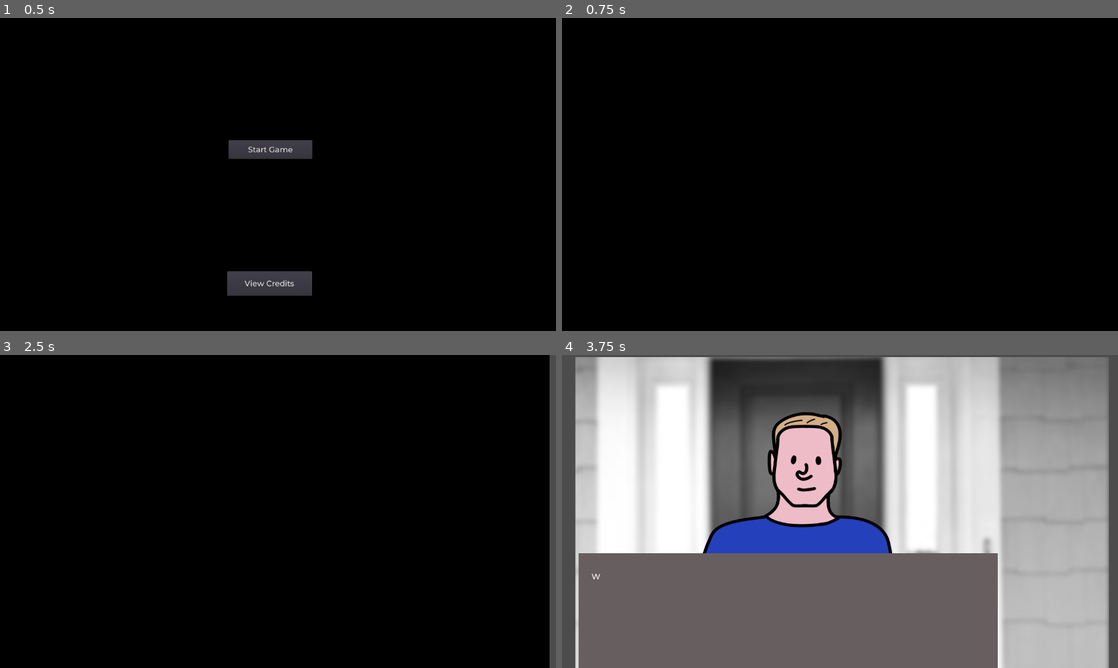
Above: before the commit, frames 1-4 (two rows, left to right).
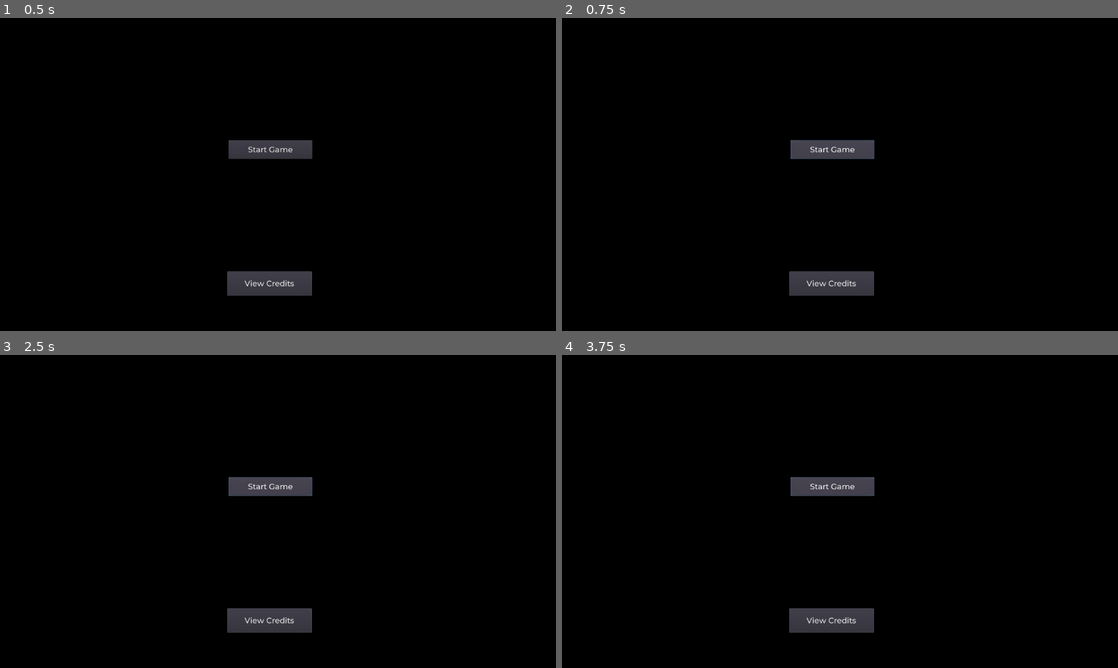
Above: after the commit, the same moments.

Repository: Feketelo/DycerLyfe-International-RenPy-
Game: Godot game, scene res://DycerLyfe.tscn
Two runs of this game, one before a commit and one after it. Both use one fixed random seed, a clock stepped at 60 frames per second and the inputs below.
Inputs (mouse positions are in pixels of both pictures, inside the frame that each line leads up to):
- Up to frame 1 (0.5 s): no input
- Up to frame 2 (0.75 s): click "Start Game" at 0.5 s
- Up to frame 3 (2.5 s): click (272, 486) at 1.25 s, where only the run after the commit has a clickable "Start Game"; click (272, 486) at 2 s, where only the run after the commit has a clickable "Start Game"
- Up to frame 4 (3.75 s): tap Enter (ui_accept) at 2.75, 3.02 s

Frame 1 is identical in both runs. In frame 2, 2.1% of the frame differs, in the area x 40-57%, y 38-89%; in frame 3, 3.3%; in frame 4, 99%, in the area x 0-100%, y 0-100%.
Error after the commit: Parse Error: Indented block expected after declaration of "_ready" function. (res://Controller.gd:46)

Commit message:
add more sounds

Diff:
--- a/Controller.gd
+++ b/Controller.gd
@@ -40,8 +40,8 @@
 ]
 
 func _ready():
+	#Turn off looping ahh
 	#choose_scene()
-	pass
 
 func go_to_next_scene():
 	var encounter_format = "Encounter%s"
--- a/DycerLyfe.tscn
+++ b/DycerLyfe.tscn
@@ -9,10 +9,12 @@
 [ext_resource path="res://Fonts/Montserrat-Medium.tres" type="DynamicFont" id=7]
 [ext_resource path="res://Dialogue2.gd" type="Script" id=8]
 [ext_resource path="res://Audio/Dice1.mp3" type="AudioStream" id=9]
+[ext_resource path="res://Audio/Footsteps_Concrete.mp3" type="AudioStream" id=10]
+[ext_resource path="res://Audio/Door Opening_a.mp3" type="AudioStream" id=11]
 
 [sub_resource type="Animation" id=1]
 resource_name = "Intro_transition"
-length = 3.0
+length = 5.0
 tracks/0/type = "value"
 tracks/0/path = NodePath("SwipeAnimation/ColorRect:rect_position")
 tracks/0/interp = 1
@@ -20,7 +22,7 @@
 tracks/0/imported = false
 tracks/0/enabled = true
 tracks/0/keys = {
-"times": PoolRealArray( 0, 1.9, 3 ),
+"times": PoolRealArray( 0, 4, 4.8 ),
 "transitions": PoolRealArray( 1, 1, 1 ),
 "update": 0,
 "values": [ Vector2( -12, -7 ), Vector2( -15.8657, -6.98828 ), Vector2( -1357, 3 ) ]
@@ -37,7 +39,35 @@
 "start_offset": 0.0,
 "stream": ExtResource( 6 )
 } ],
-"times": PoolRealArray( 0.2 )
+"times": PoolRealArray( 2.6 )
+}
+tracks/2/type = "audio"
+tracks/2/path = NodePath("SwipeAnimation/Footsteps")
+tracks/2/interp = 1
+tracks/2/loop_wrap = true
+tracks/2/imported = false
+tracks/2/enabled = true
+tracks/2/keys = {
+"clips": [ {
+"end_offset": 0.62,
+"start_offset": 0.0,
+"stream": ExtResource( 10 )
+} ],
+"times": PoolRealArray( 0.4 )
+}
+tracks/3/type = "audio"
+tracks/3/path = NodePath("SwipeAnimation/DoorOpen")
+tracks/3/interp = 1
+tracks/3/loop_wrap = true
+tracks/3/imported = false
+tracks/3/enabled = true
+tracks/3/keys = {
+"clips": [ {
+"end_offset": 0.32,
+"start_offset": 0.0,
+"stream": ExtResource( 11 )
+} ],
+"times": PoolRealArray( 3.7 )
 }
 
 [sub_resource type="Animation" id=2]
@@ -208,6 +238,11 @@
 [node name="AudioStreamPlayer" type="AudioStreamPlayer" parent="Control/SwipeAnimation"]
 stream = SubResource( 5 )
 
+[node name="Footsteps" type="AudioStreamPlayer" parent="Control/SwipeAnimation"]
+stream = ExtResource( 10 )
+
+[node name="DoorOpen" type="AudioStreamPlayer" parent="Control/SwipeAnimation"]
+
 [node name="SwipeAnimation2" type="AnimationPlayer" parent="Control"]
 anims/Intro_transition = SubResource( 3 )
 anims/RESET = SubResource( 4 )
Not shown: 1 places in DycerLyfe.tscn that only renumber resources
